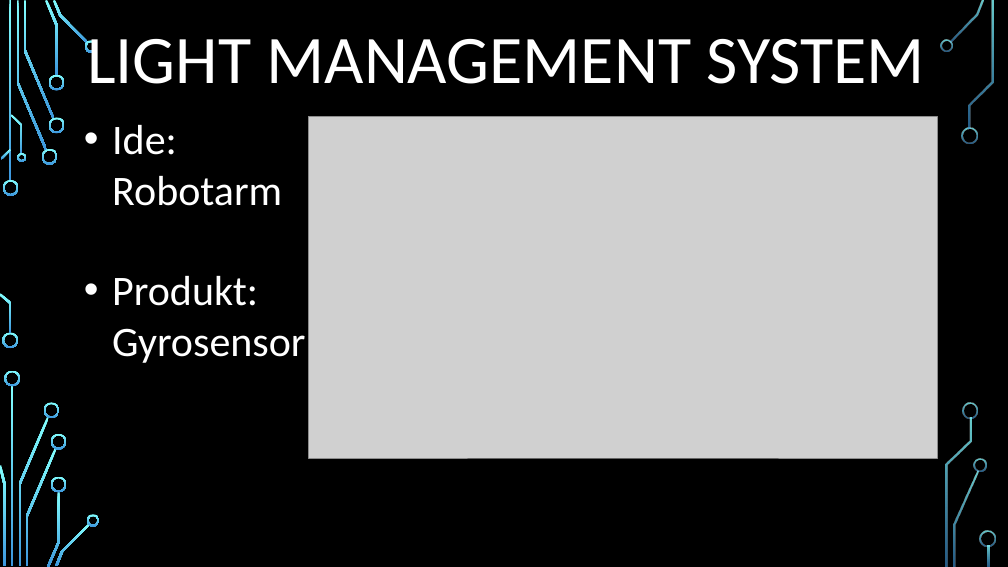
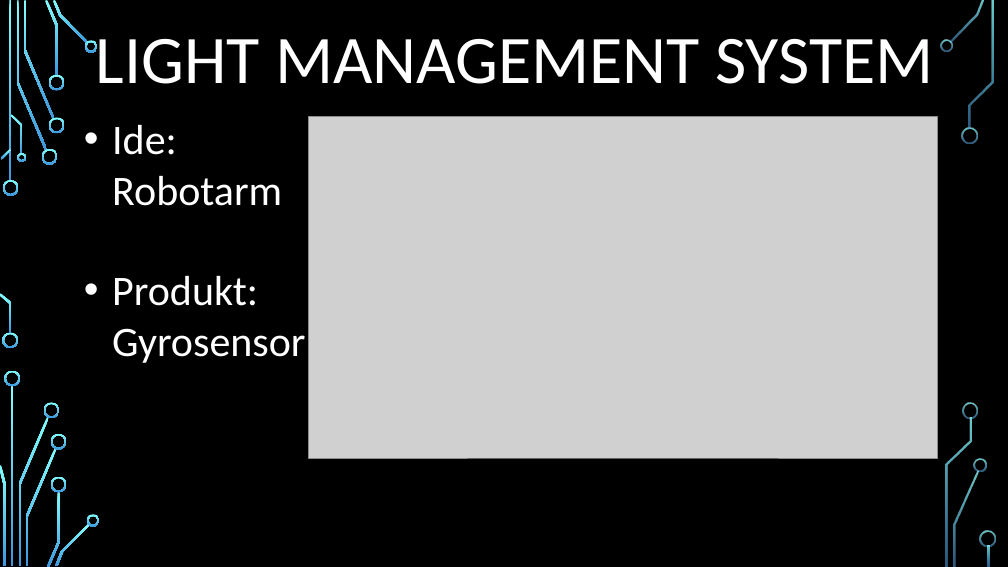
Before and after one commit to AndersSkovNielsen/LightManagement, a slide deck: slide 3 of Eksamen powerpoint.pptx (slide 2 before the commit). Drawn at 1008x567 pixels with LibreOffice and Linux fonts; fonts in the diff are those of the drawing; grey boxes stand for pictures; background and template pictures are left out. Boxes give left, top, right and bottom in pixels: in the first picture for what was removed or moved away, otherwise in the second. Text is boxed around its words. In the diff, an @@ line names an element or a change of style, - is before the commit and + after.

```diff
--- a/Eksamen powerpoint.pptx
+++ b/Eksamen powerpoint.pptx
@@ title "LIGHT MANAGEMENT SYSTEM": place and size @@
-title "LIGHT MANAGEMENT SYSTEM" at (87,39,925,84)
+title "LIGHT MANAGEMENT SYSTEM" at (96,39,933,84)
```
Also in this commit, not shown: 1 slide added.
